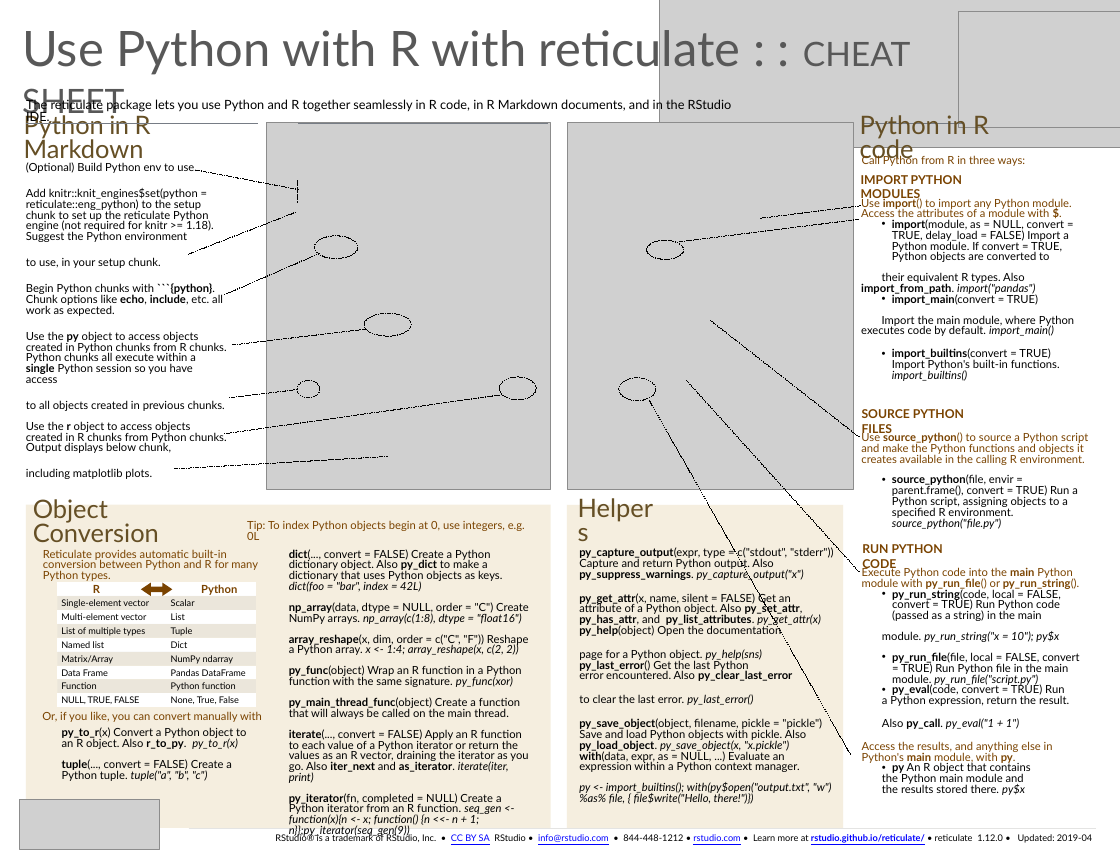
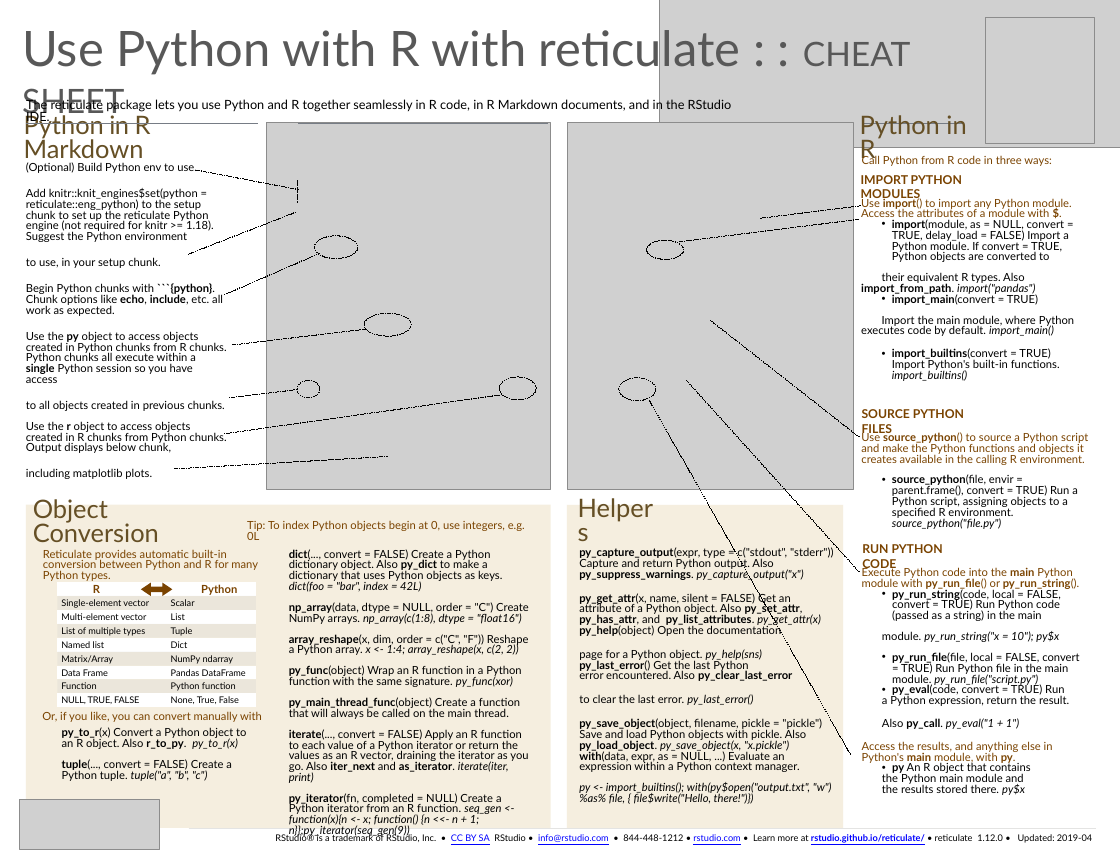
Before and after one commit to rstudio/cheatsheets, a slide deck: slide 1 of powerpoints/reticulate.pptx. Drawn at 1120x865 pixels with LibreOffice and Linux fonts; fonts in the diff are those of the drawing; grey boxes stand for pictures. Boxes give left, top, right and bottom in pixels: in the first picture for what was removed or moved away, otherwise in the second. Text is boxed around its words. In the diff, an @@ line names an element or a change of style, - is before the commit and + after.

Commit message:
Updates hex sticker on reticulate cheatsheet

```diff
--- a/powerpoints/reticulate.pptx
+++ b/powerpoints/reticulate.pptx
@@ picture: place and size @@
-picture at [958,11,1120,128]
+picture at [985,18,1094,144]
@@ text at [860,115,966,164]: text changed @@
-  Python in R code
+  Python in R
@@ text at [862,154,1052,166]: text changed @@
-Call Python from R in three ways:
+Call Python from R code in three ways:
```
Also in this commit, not shown: 1 other slide changed, 3 other files.
